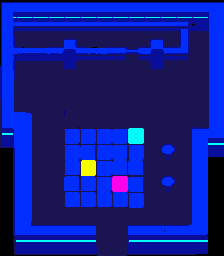
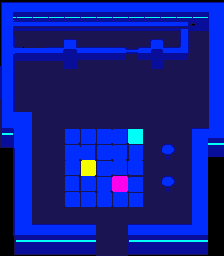
The second 224px x 256px image is a revision of the first. Changes to its layers:
added layer "Paint Layer 6" above "Paint Layer 3" over [13, 40, 209, 256]
painted on "Paint Layer 4" over [13, 40, 209, 256]
painted on "Paint Layer 1" over [13, 40, 209, 256]
painted on "Background" over [13, 40, 209, 256]
